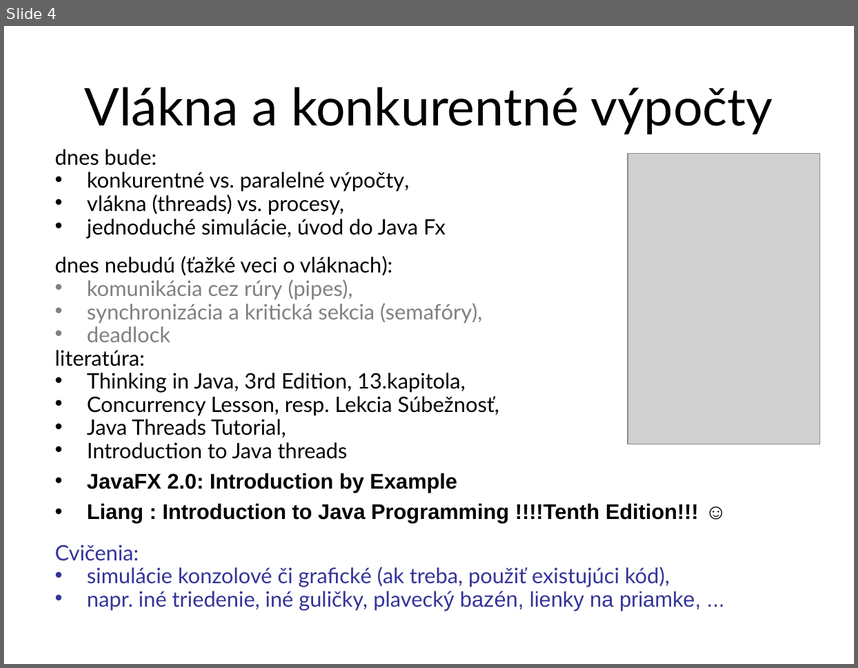
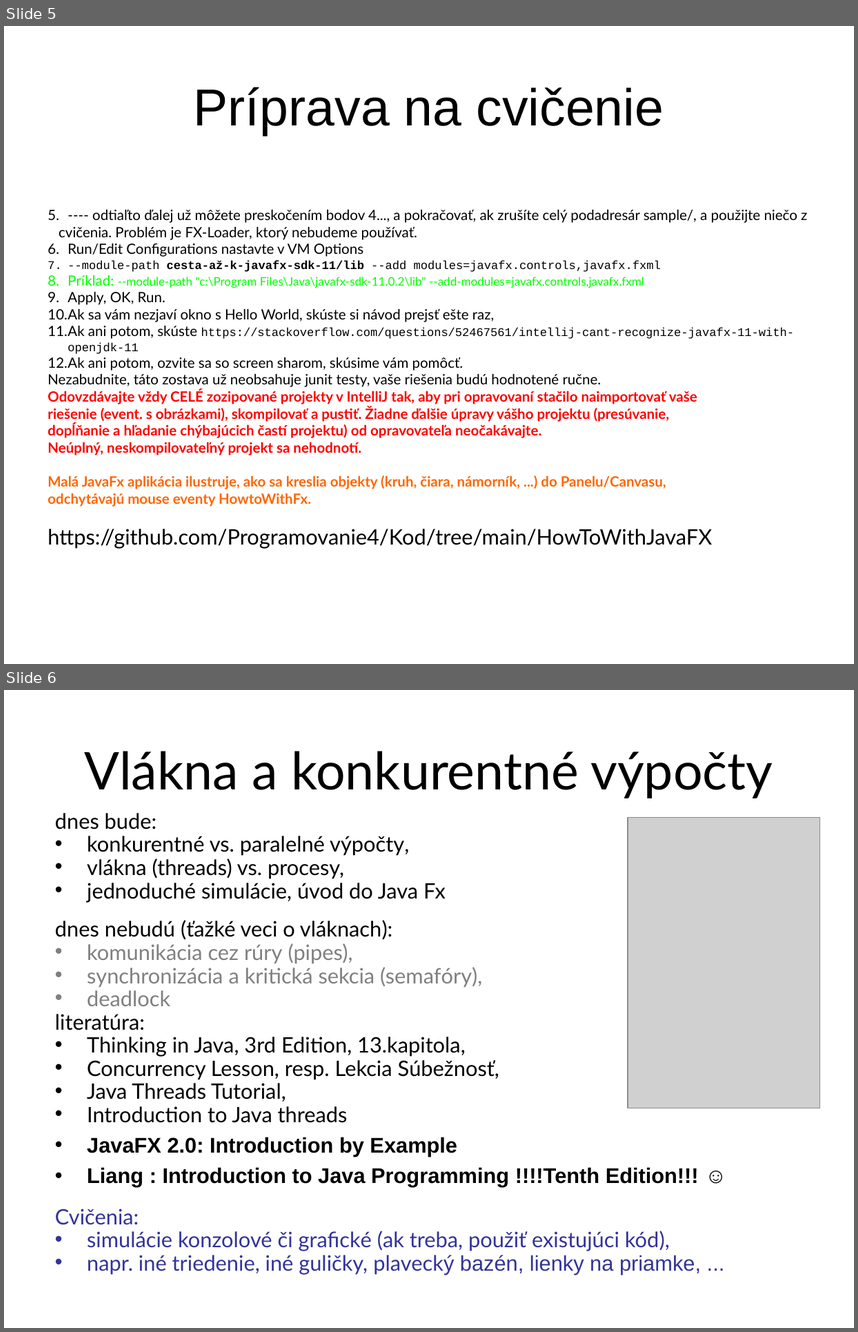
Before and after one commit to Programovanie4/Prednasky, a slide deck: 09/09_java.ppt. Shown one above the other, each under a label of ours: slide 4 before the commit, slides 5 and 6 after it. The pictures are 858x668 and 858x1332 pixels, drawn with LibreOffice and Linux fonts; fonts in the diff are those of the drawing; grey boxes stand for pictures. Boxes give left, top, right and bottom in pixels: in the first picture for what was removed or moved away, otherwise in the second. Text is boxed around its words. In the diff, an @@ line names an element or a change of style, - is before the commit and + after.

```diff
--- a/09/09_java.ppt
+++ b/09/09_java.ppt
@@ slide 5 added at [4,26,854,664], background #FFFFFF @@
@@ title added at [194,87,664,135], 44 pt, text #000000 @@
+Príprava na cvičenie
@@ text added at [47,210,807,548], 12 pt, text #000000 @@
+5. ---- odtiaľto ďalej už môžete preskočením bodov 4..., a pokračovať, ak zrušíte celý podadresár sample/, a použijte niečo z
+cvičenia. Problém je FX-Loader, ktorý nebudeme používať.
+6. Run/Edit Configurations nastavte v VM Options
+7. --module-path cesta-až-k-javafx-sdk-11/lib --add modules=javafx.controls,javafx.fxml
+8. Príklad: --module-path "c:\Program Files\Java\javafx-sdk-11.0.2\lib" --add-modules=javafx.controls,javafx.fxml
+9. Apply, OK, Run.
+10. Ak sa vám nezjaví okno s Hello World, skúste si návod prejsť ešte raz,
+11. Ak ani potom, skúste https://stackoverflow.com/questions/52467561/intellij-cant-recognize-javafx-11-with-openjdk-11
+12. Ak ani potom, ozvite sa so screen sharom, skúsime vám pomôcť.
+Nezabudnite, táto zostava už neobsahuje junit testy, vaše riešenia budú hodnotené ručne.
+Odovzdávajte vždy CELÉ zozipované projekty v IntelliJ tak, aby pri opravovaní stačilo naimportovať vaše
+riešenie (event. s obrázkami), skompilovať a pustiť. Žiadne ďalšie úpravy vášho projektu (presúvanie,
+dopĺňanie a hľadanie chýbajúcich častí projektu) od opravovateľa neočakávajte.
+Neúplný, neskompilovateľný projekt sa nehodnotí.
+Malá JavaFx aplikácia ilustruje, ako sa kreslia objekty (kruh, čiara, námorník, ...) do Panelu/Canvasu,
+odchytávajú mouse eventy HowtoWithFx.
+https://github.com/Programovanie4/Kod/tree/main/HowToWithJavaFX
@@ what was slide 4 is now slide 6 @@
```
Also in this commit, not shown: 4 slides changed, 3 other slides added, 1 slide removed, 1 other file.
